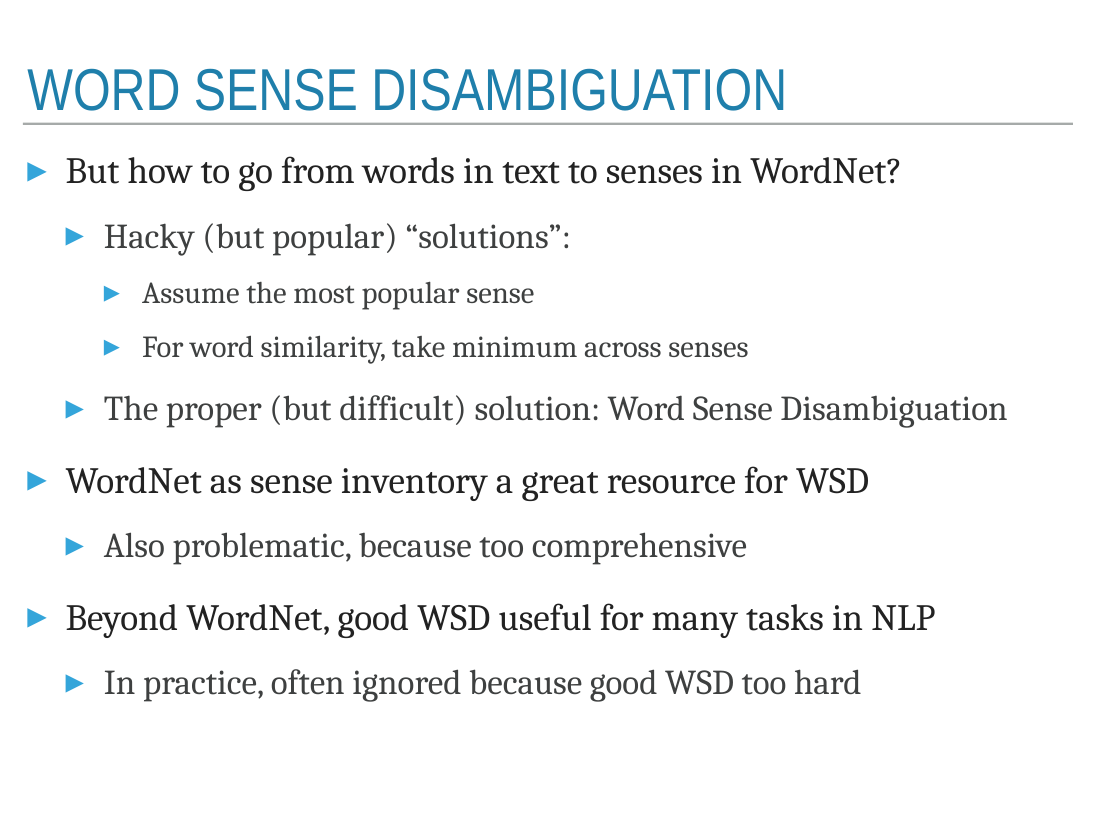
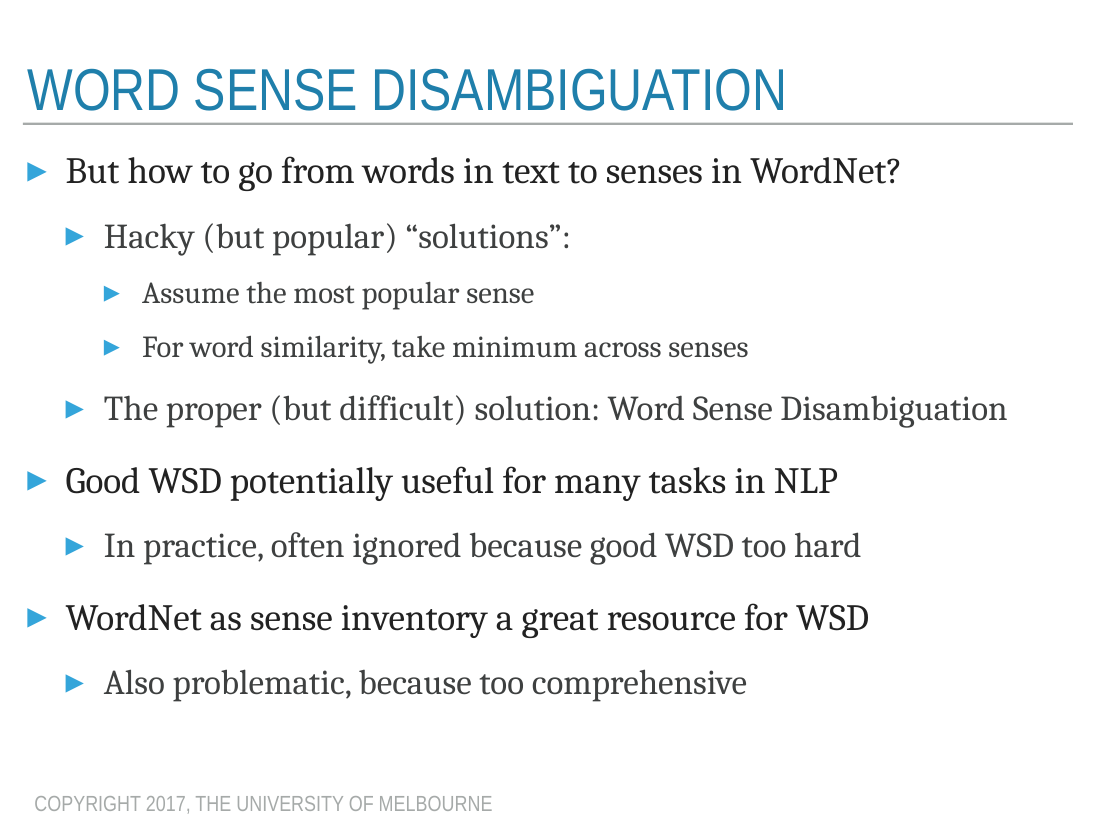
Before and after one commit to trevorcohn/comp90042, a slide deck: slide 12 of slides/WSTA_L8_lexical_semantics.pptx. Drawn at 1120x840 pixels with LibreOffice and Linux fonts; fonts in the diff are those of the drawing. Boxes give left, top, right and bottom in pixels: in the first picture for what was removed or moved away, otherwise in the second. Text is boxed around its words. In the diff, an @@ line names an element or a change of style, - is before the commit and + after.

```diff
--- a/slides/WSTA_L8_lexical_semantics.pptx
+++ b/slides/WSTA_L8_lexical_semantics.pptx
@@ text at (x1=66, y1=466, x2=861, y2=565): paragraphs added @@
+▸ Good WSD potentially useful for many tasks in NLP
+  ▸ In practice, often ignored because good WSD too hard
@@ text at (x1=66, y1=603, x2=935, y2=702): paragraphs removed @@
-▸ Beyond WordNet, good WSD useful for many tasks in NLP
-  ▸ In practice, often ignored because good WSD too hard
@@ text added at (x1=34, y1=796, x2=493, y2=814), 20 pt, text #A6AAA9 @@
+COPYRIGHT 2017, THE UNIVERSITY OF MELBOURNE
```
Also in this commit, not shown: 19 other slides changed, 1 other file.
